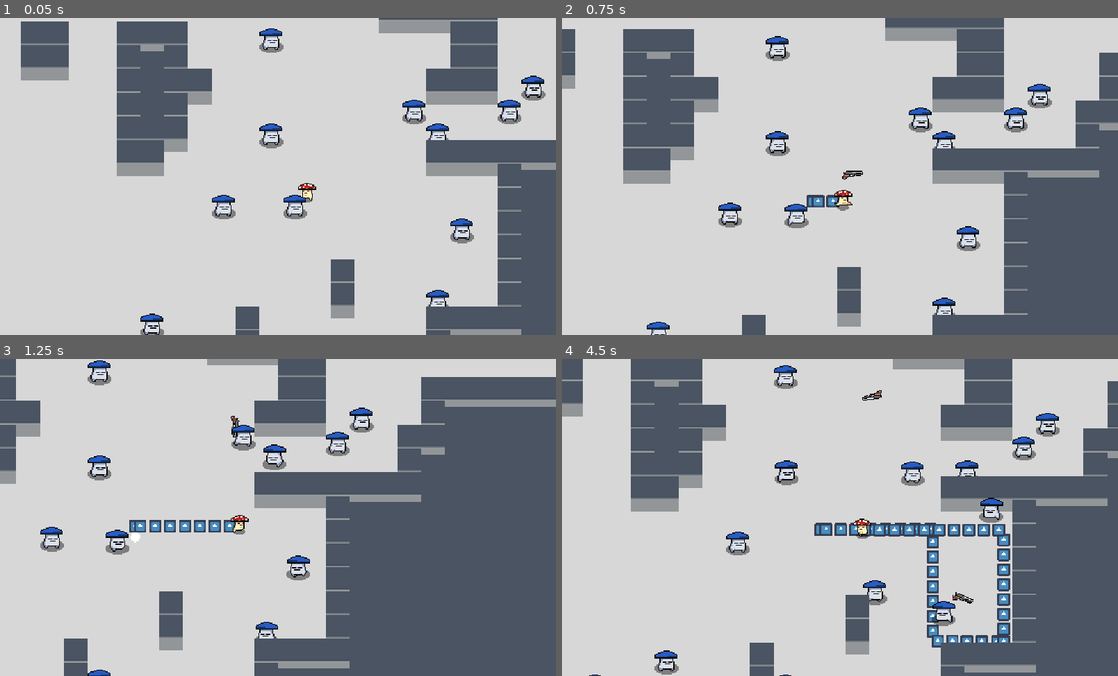
Above: before the commit, frames 1-4 (two rows, left to right).
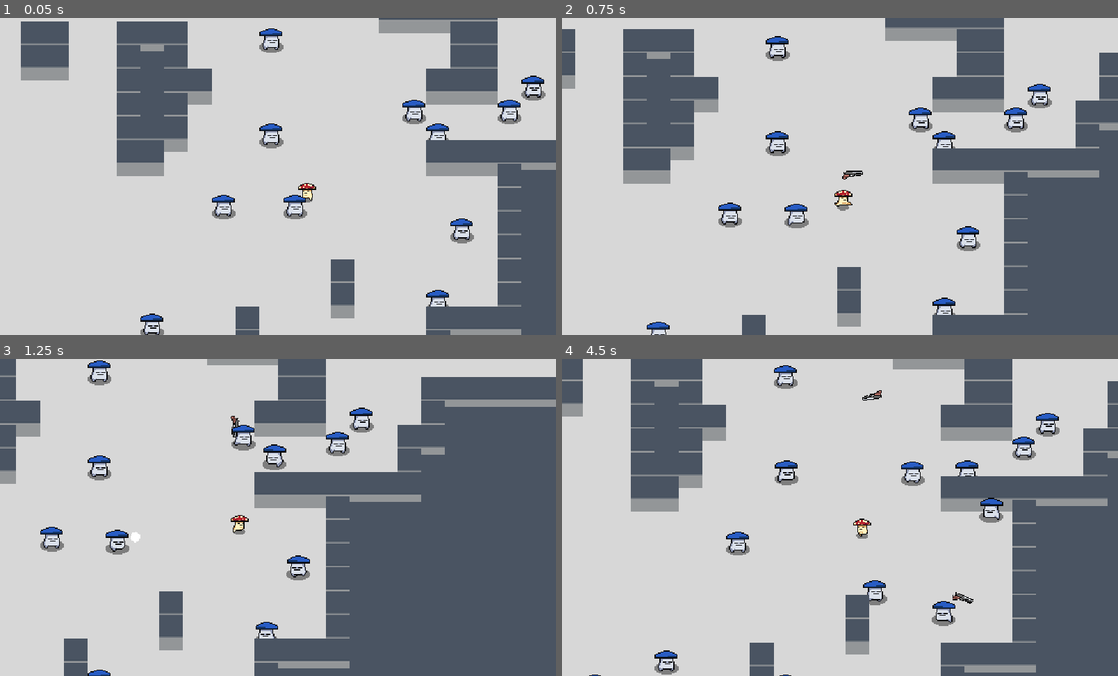
Above: after the commit, the same moments.

Repository: Hairic95/nuclear-throne-godot-clone
Game: Godot game, scene res://src/scenes/TestScene.tscn
Two runs of this game, one before a commit and one after it. Both use one fixed random seed, a clock stepped at 60 frames per second and the inputs below. The engine's default icon, where the game draws it, is replaced by a stand-in: a white triangle on a blue panel in a dark square.
Inputs (mouse positions are in pixels of both pictures, inside the frame that each line leads up to):
- Up to frame 1 (0.05 s): no input
- Up to frame 2 (0.75 s): move the mouse to (962, 160) at 0.52 s; hold D from 0.53 s (still down); right-click (962, 160) at 0.6 s
- Up to frame 3 (1.25 s): keep holding D
- Up to frame 4 (4.5 s): move the mouse to (728, 533) at 1.27 s; release D at 1.28 s; hold S 1.28-2.03 s; click (728, 533) at 1.35 s; move the mouse to (895, 447) at 2.02 s; hold D 2.03-2.78 s; tap E (interact) at 2.1 s; move the mouse to (812, 580) at 2.77 s; hold W 2.78-3.53 s; tap Mouse wheel up (next_weapon) at 2.85 s; move the mouse to (1006, 565) at 3.52 s; hold A from 3.53 s (still down); right-click (1006, 565) at 3.6 s; move the mouse to (673, 469) at 4.27 s; click (673, 469) at 4.35 s

Frame 1 is identical in both runs. In frame 2, 0.2% of the frame differs, in the area x 44-50%, y 55-60%; in frame 3, 0.6%; in frame 4, 2.8%, in the area x 45-81%, y 51-92%.

Commit message:
removed sprite from scent

Diff:
--- a/assets/animation_tree/character_basic_tree.tres
+++ b/assets/animation_tree/character_basic_tree.tres
@@ -45,4 +45,4 @@
 nodes/tr_alive/position = Vector2( 980, 220 )
 nodes/tr_movement/node = SubResource( 7 )
 nodes/tr_movement/position = Vector2( 420, 180 )
-node_connections = [ "output", 0, "tr_alive", "tr_movement", 0, "an_idle", "tr_movement", 1, "an_run", "os_hurt", 0, "tr_movement", "os_hurt", 1, "an_hurt", "tr_alive", 0, "os_hurt", "tr_alive", 1, "an_dead" ]
+node_connections = [ "output", 0, "tr_alive", "tr_alive", 0, "os_hurt", "tr_alive", 1, "an_dead", "os_hurt", 0, "tr_movement", "os_hurt", 1, "an_hurt", "tr_movement", 0, "an_idle", "tr_movement", 1, "an_run" ]
--- a/src/entities/player/components/Scent.tscn
+++ b/src/entities/player/components/Scent.tscn
@@ -1,9 +1,3 @@
-[gd_scene load_steps=2 format=2]
-
-[ext_resource path="res://icon.png" type="Texture" id=1]
+[gd_scene format=2]
 
 [node name="Scent" type="Node2D"]
-
-[node name="Sprite" type="Sprite" parent="."]
-scale = Vector2( 0.2, 0.2 )
-texture = ExtResource( 1 )
